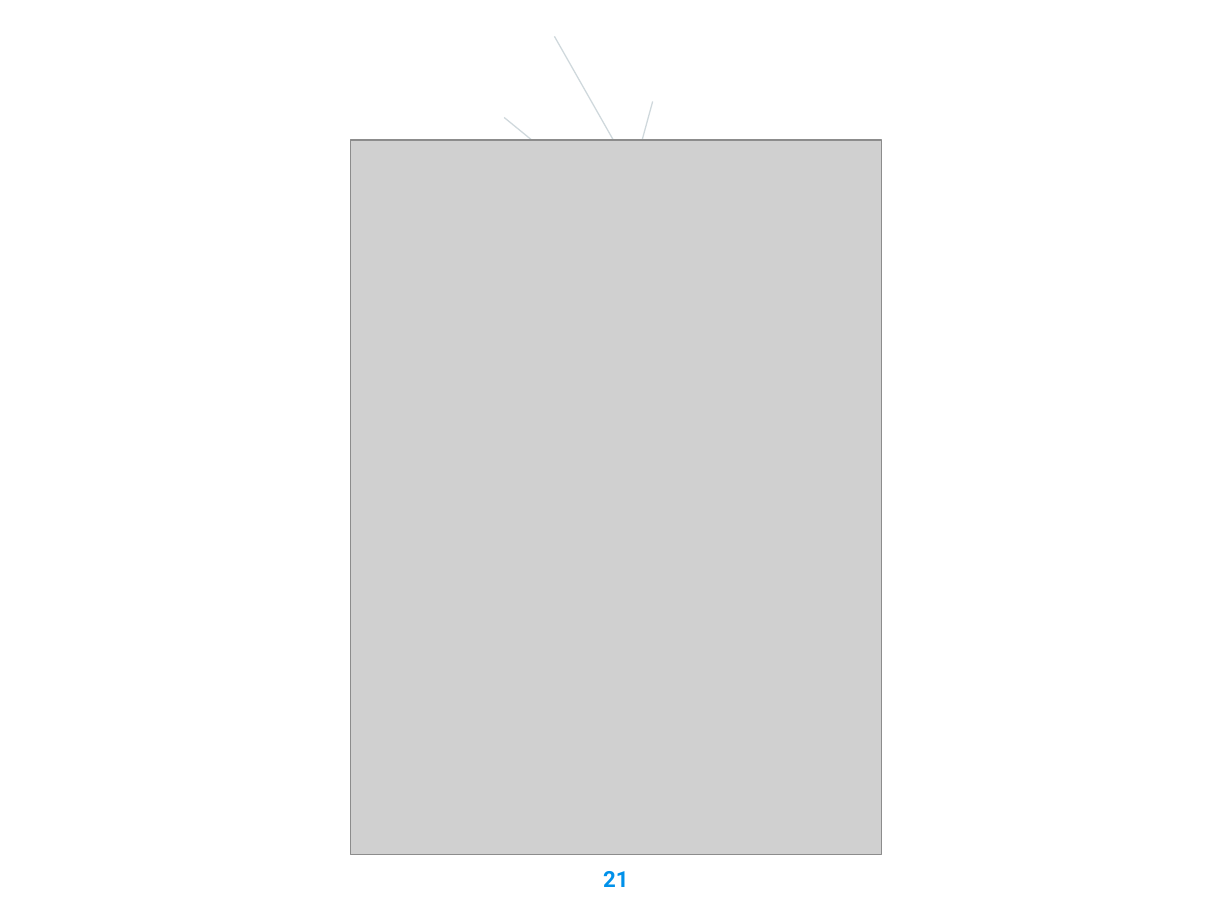
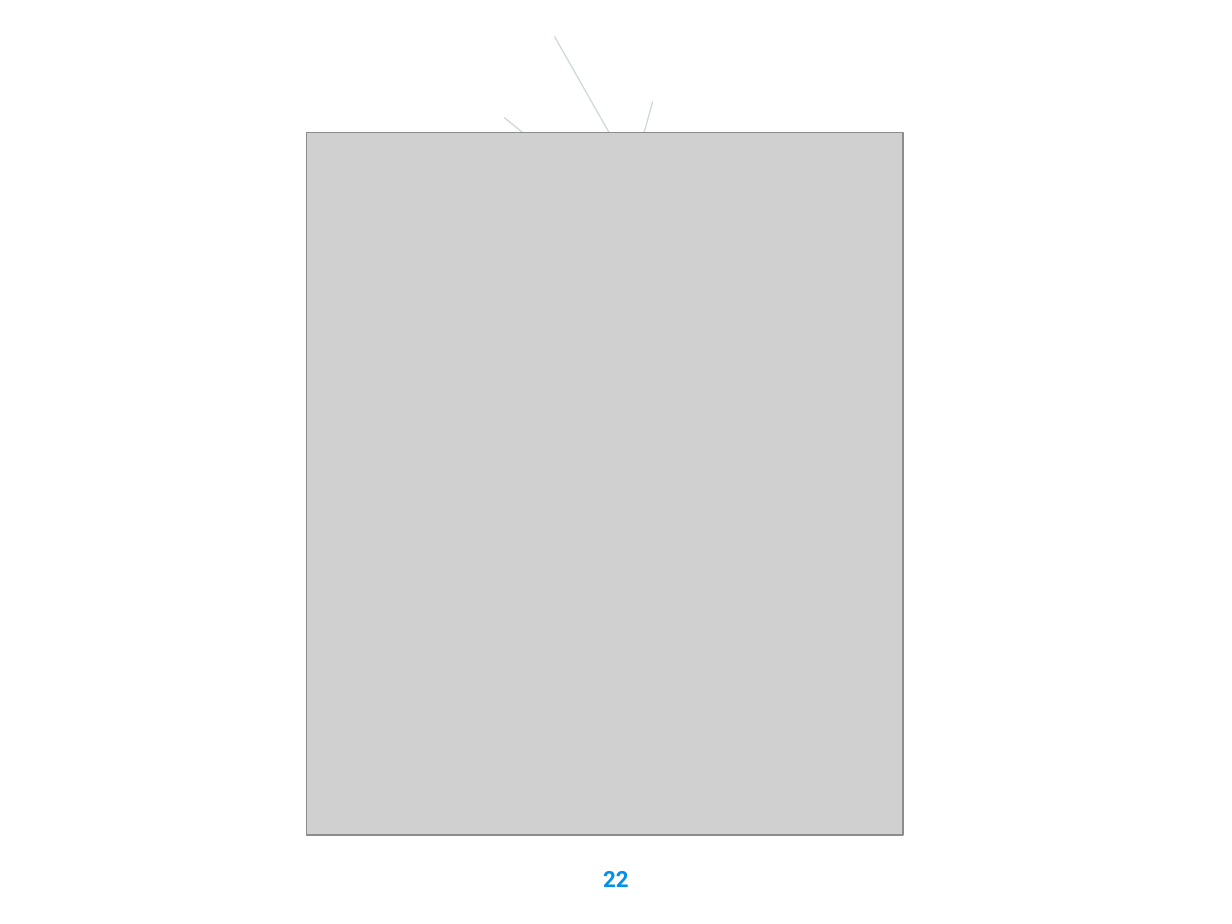
Before and after one commit to thedcfix/Replicated-Storage, a slide deck: slide 22 of Presentazione distributed Systems.pptx (slide 21 before the commit). Drawn at 1232x924 pixels with LibreOffice and Linux fonts; fonts in the diff are those of the drawing; grey boxes stand for pictures; background and template pictures are left out. Boxes give left, top, right and bottom in pixels: in the first picture for what was removed or moved away, otherwise in the second. Text is boxed around its words. In the diff, an @@ line names an element or a change of style, - is before the commit and + after.

```diff
--- a/Presentazione distributed Systems.pptx
+++ b/Presentazione distributed Systems.pptx
@@ picture: place and size @@
-picture at bbox=[351, 140, 882, 855]
+picture at bbox=[307, 133, 903, 835]
@@ page number at bbox=[603, 871, 628, 887]: text changed @@
-21
+22
```
Also in this commit, not shown: 6 other slides changed, 1 slide added, 3 other files.
